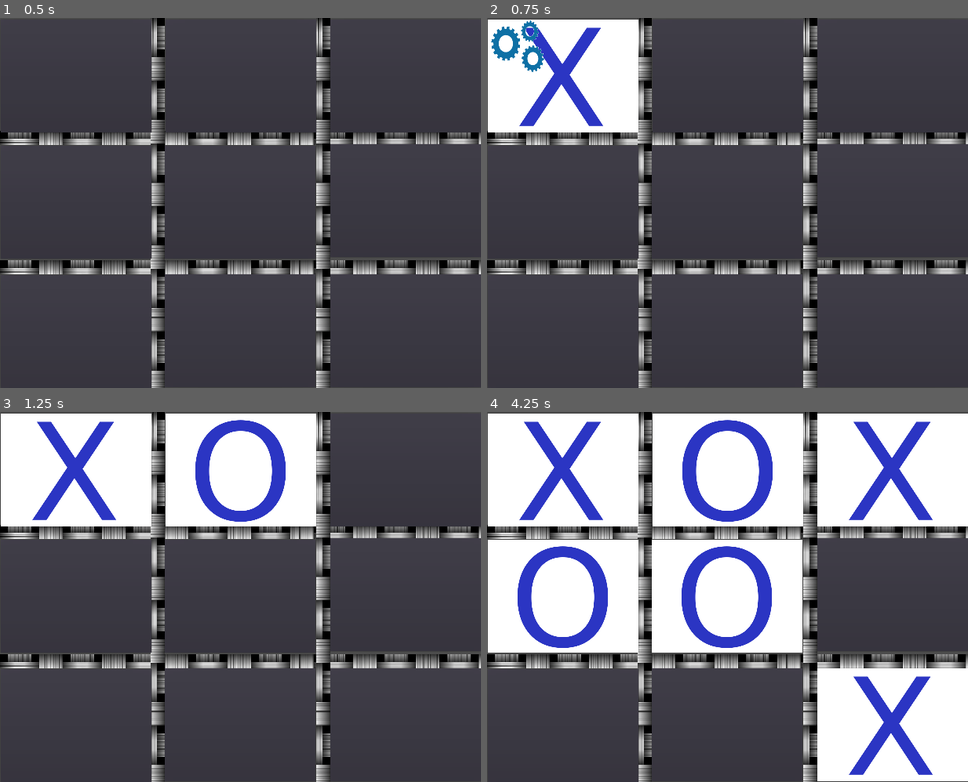
Above: before the commit, frames 1-4 (two rows, left to right).
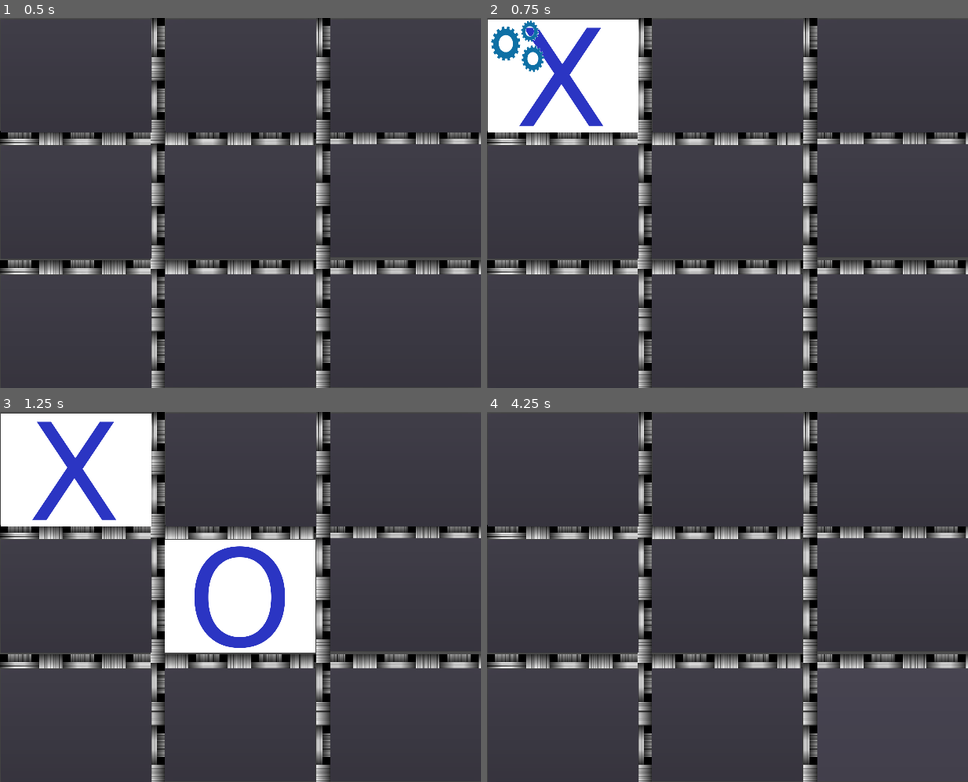
Above: after the commit, the same moments.

Repository: richardeigenmann/Godot-TicTacToe
Game: Godot game, scene res://Board.tscn
The game is run twice, just before and just after one commit, with the same random seed, the same clock (stepped at 60 frames per second) and the same inputs.
Inputs (mouse positions are in pixels of both pictures, inside the frame that each line leads up to):
- Up to frame 1 (0.5 s): no input
- Up to frame 2 (0.75 s): click (563, 77) at 0.5 s
- Up to frame 3 (1.25 s): no input
- Up to frame 4 (4.25 s): click (727, 471) at 1.25 s; click (891, 471) at 2 s; click (563, 597) at 2.75 s; click (833, 726) at 3.5 s, where only the run after the commit has a clickable "New Game"

Frame 1 is identical in both runs. In frame 2, 0.1% of the frame differs, in the area x 0-12%, y 0-15%; in frame 3, 19%; in frame 4, 57%, in the area x 0-100%, y 0-100%.

Commit message:
Adding most game logic as per Wikipedia

Diff:
--- a/Board.gd
+++ b/Board.gd
@@ -48,13 +48,16 @@
 	computerTurn()
 
 
+# Logic taken from Wikipedia: https://en.wikipedia.org/wiki/Tic-tac-toe
 func computerTurn():
 	rounds += 1
 	if ! computerCanWin():
-		for tile in tiles:
-			if tile.state == EMPTY:
-				tile.setState(computerState)
-				break
+		if ! computerMustBlock():
+			if ! computerCreatesFork():
+				if ! compterTakesCenter():
+					if ! computerTakesOppositeCorner():
+						if ! computerTakesEmptyCorner():
+							computerTakesEmptySide()
 
 	if isWinner(computerState):
 		$WinnerLabel.text = "Computer\nwins!"
@@ -109,7 +112,7 @@
 	elif (tiles[col].state == computerState) && (tiles[col+3].state == EMPTY) && (tiles[col+6].state == computerState):
 		tiles[col+3].setState(computerState)
 		return true
-	elif (tiles[col].state == EMPTY) && (tiles[col+3].state == computerState) && (tiles[col+8].state == computerState):
+	elif (tiles[col].state == EMPTY) && (tiles[col+3].state == computerState) && (tiles[col+6].state == computerState):
 		tiles[col].setState(computerState)
 		return true
 
@@ -133,6 +136,109 @@
 		tiles[2].setState(computerState)
 		return true
 
+func computerMustBlock():
+	for row in range(3):
+		if computerMustBlockRow( row ):
+			return true
+	for col in range(3):
+		if computerMustBlockCol( col ):
+			return true
+	return computerMustBlockDiagonals()
+
+func computerMustBlockRow( row ):
+	if (tiles[row*3].state == playerState) && (tiles[row*3+1].state == playerState) && (tiles[row*3+2].state == EMPTY):
+		tiles[row*3+2].setState(computerState)
+		return true
+	elif (tiles[row*3].state == playerState) && (tiles[row*3+1].state == EMPTY) && (tiles[row*3+2].state == playerState):
+		tiles[row*3+1].setState(computerState)
+		return true
+	elif (tiles[row*3].state == EMPTY) && (tiles[row*3+1].state == playerState) && (tiles[row*3+2].state == playerState):
+		tiles[row*3].setState(computerState)
+		return true
+	return false
+
+func computerMustBlockCol( col ):
+	if (tiles[col].state == playerState) && (tiles[col+3].state == playerState) && (tiles[col+6].state == EMPTY):
+		tiles[col+6].setState(computerState)
+		return true
+	elif (tiles[col].state == playerState) && (tiles[col+3].state == EMPTY) && (tiles[col+6].state == playerState):
+		tiles[col+3].setState(computerState)
+		return true
+	elif (tiles[col].state == EMPTY) && (tiles[col+3].state == playerState) && (tiles[col+8].state == playerState):
+		tiles[col].setState(computerState)
+		return true
+
+func computerMustBlockDiagonals():
+	if (tiles[0].state == playerState) && (tiles[4].state == playerState) && (tiles[8].state == EMPTY):
+		tiles[8].setState(computerState)
+		return true
+	elif (tiles[0].state == playerState) && (tiles[4].state == EMPTY) && (tiles[8].state == playerState):
+		tiles[4].setState(computerState)
+		return true
+	elif (tiles[0].state == EMPTY) && (tiles[4].state == playerState) && (tiles[8].state == playerState):
+		tiles[0].setState(computerState)
+		return true
+	if (tiles[2].state == playerState) && (tiles[4].state == playerState) && (tiles[6].state == EMPTY):
+		tiles[6].setState(computerState)
+		return true
+	elif (tiles[2].state == playerState) && (tiles[4].state == EMPTY) && (tiles[6].state == playerState):
+		tiles[4].setState(computerState)
+		return true
+	elif (tiles[2].state == EMPTY) && (tiles[4].state == playerState) && (tiles[6].state == computerState):
+		tiles[2].setState(computerState)
+		return true
+
+func computerCreatesFork():
+	print ("Function computerCreatesFork needs implementation!");
+	return false
+
+func compterTakesCenter():
+	if tiles[4].state == EMPTY:
+		tiles[4].setState(computerState)
+		return true
+	return false
+
+func computerTakesOppositeCorner():
+	if (tiles[0].state == playerState) && (tiles[8].state == EMPTY):
+		tiles[8].setState(computerState)
+		return true
+	if (tiles[2].state == playerState) && (tiles[6].state == EMPTY):
+		tiles[6].setState(computerState)
+		return true
+	if (tiles[8].state == playerState) && (tiles[0].state == EMPTY):
+		tiles[0].setState(computerState)
+		return true
+	if (tiles[6].state == playerState) && (tiles[2].state == EMPTY):
+		tiles[2].setState(computerState)
+		return true
+
+func computerTakesEmptyCorner():
+	if tiles[0].state == EMPTY:
+		tiles[0].setState(computerState)
+		return true
+	if tiles[2].state == EMPTY:
+		tiles[2].setState(computerState)
+		return true
+	if tiles[8].state == EMPTY:
+		tiles[8].setState(computerState)
+		return true
+	if tiles[6].state == EMPTY:
+		tiles[6].setState(computerState)
+		return true
+
+func computerTakesEmptySide():
+	if tiles[1].state == EMPTY:
+		tiles[1].setState(computerState)
+		return true
+	if tiles[3].state == EMPTY:
+		tiles[3].setState(computerState)
+		return true
+	if tiles[5].state == EMPTY:
+		tiles[5].setState(computerState)
+		return true
+	if tiles[7].state == EMPTY:
+		tiles[7].setState(computerState)
+		return true
 
 func printStates():
 	print ("PrintStates")
--- a/Board.tscn
+++ b/Board.tscn
@@ -232,7 +232,7 @@
 scale = Vector2( 0.303441, 0.362493 )
 frames = ExtResource( 7 )
 animation = "default"
-frame = 17
+frame = 26
 playing = true
 
 [connection signal="pressed" from="NewGameButton" to="." method="_on_NewGameButton_pressed"]
